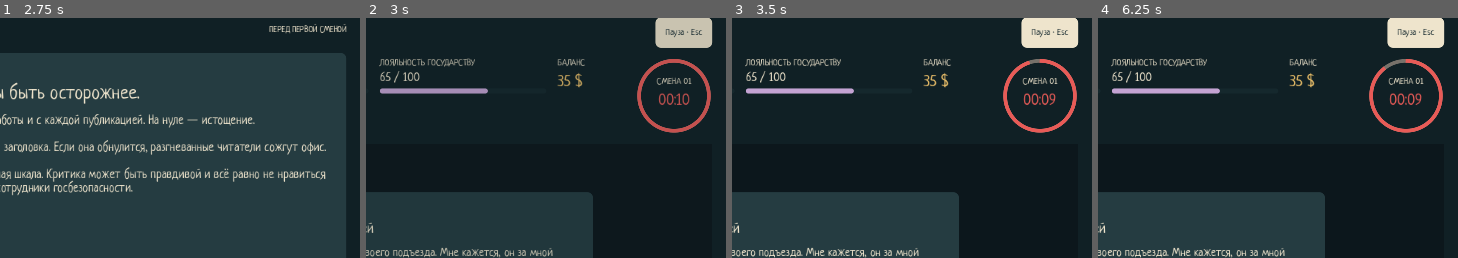
Above: before the commit, frames 1-4 (left to right).
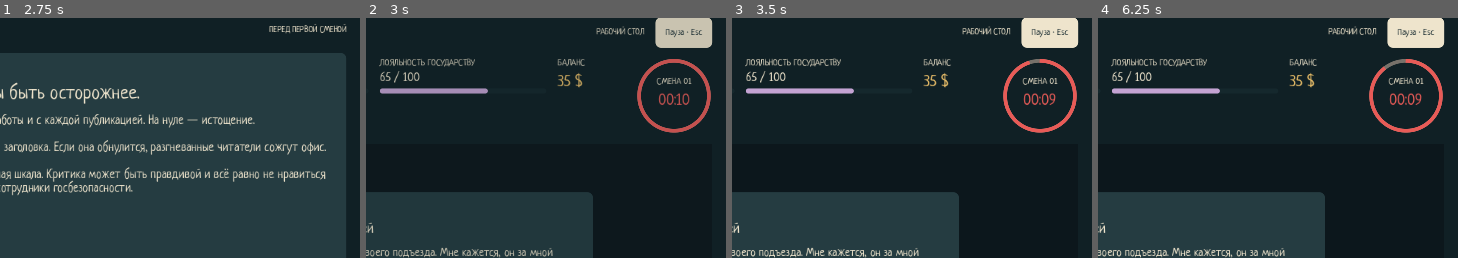
Above: after the commit, the same moments.

Repository: Pokimonchick/DisinfoJam
Game: Godot game, scene res://Scenes/mvp_game.tscn
Two runs of this game, one before a commit and one after it. Both use one fixed random seed, a clock stepped at 60 frames per second and the inputs below.
Inputs:
- Up to frame 1 (2.75 s): click "НАЧАТЬ НОВУЮ ИСТОРИЮ" at 0.5 s; click "Познакомиться с боссом" at 1.25 s; click "Дальше" at 2 s
- Up to frame 2 (3 s): click "Пропустить инструктаж" at 2.75 s
- Up to frame 3 (3.5 s): no input
- Up to frame 4 (6.25 s): click "Пауза · Esc" at 3.5 s; click "СДАТЬ ВЫПУСК Закончить смену" at 4.25 s; click "Свернуть на стол" at 5 s; click "Продолжить" at 5.75 s
The pictures show only the part of the screen within x 50-100%, y 3-53%; the shares and areas given below are measured in that part.

Frame 1 is identical in both runs. In frame 2, 0.2% of the frame differs, in the area x 63-78%, y 3-8%; in frame 3, 0.3%; in frame 4, 0.3%.

Commit message:
checkpoint: before combo effect hint

Diff:
--- a/Scripts/mvp_game.gd
+++ b/Scripts/mvp_game.gd
@@ -147,7 +147,7 @@
 	home.visible = view == View.HOME
 	%HUD.visible = view in [View.WORK, View.HOME, View.ENDING]
 	%PauseButton.visible = view in [View.WORK, View.HOME]
-	%Location.text = {View.MENU: "НЕЗАВИСИМАЯ РЕДАКЦИЯ", View.INTRO: "НОВАЯ РАБОТА", View.TUTORIAL: "ПЕРЕД ПЕРВОЙ СМЕНОЙ", View.WORK: "", View.HOME: "СЪЁМНАЯ КОМНАТА", View.ENDING: "ПОСЛЕДНИЙ ВЫПУСК"}[view]
+	%Location.text = {View.MENU: "НЕЗАВИСИМАЯ РЕДАКЦИЯ", View.INTRO: "НОВАЯ РАБОТА", View.TUTORIAL: "ПЕРЕД ПЕРВОЙ СМЕНОЙ", View.WORK: "РАБОЧИЙ СТОЛ", View.HOME: "СЪЁМНАЯ КОМНАТА", View.ENDING: "ПОСЛЕДНИЙ ВЫПУСК"}[view]
 	if _fade_tween:
 		_fade_tween.kill()
 	transitioning = true
